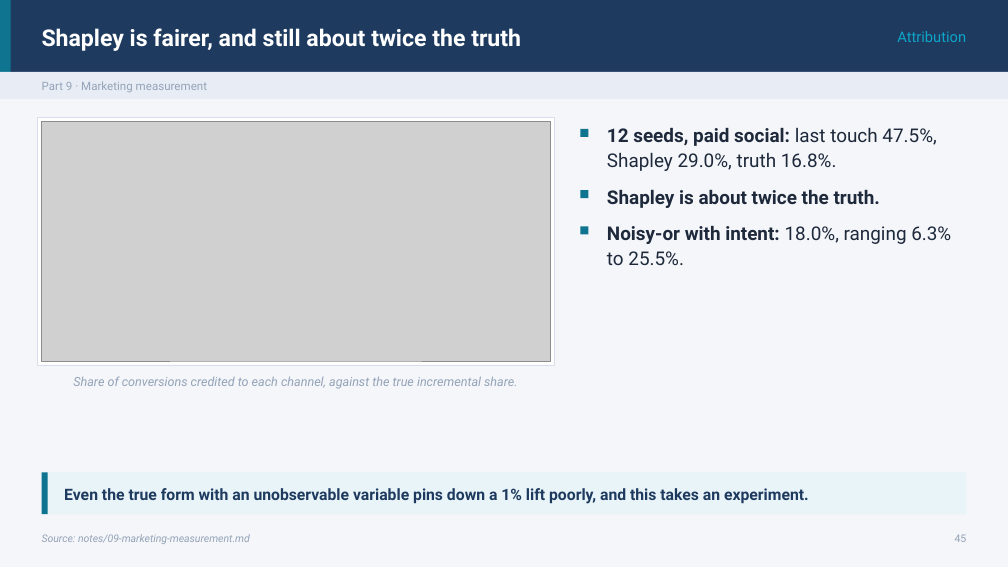
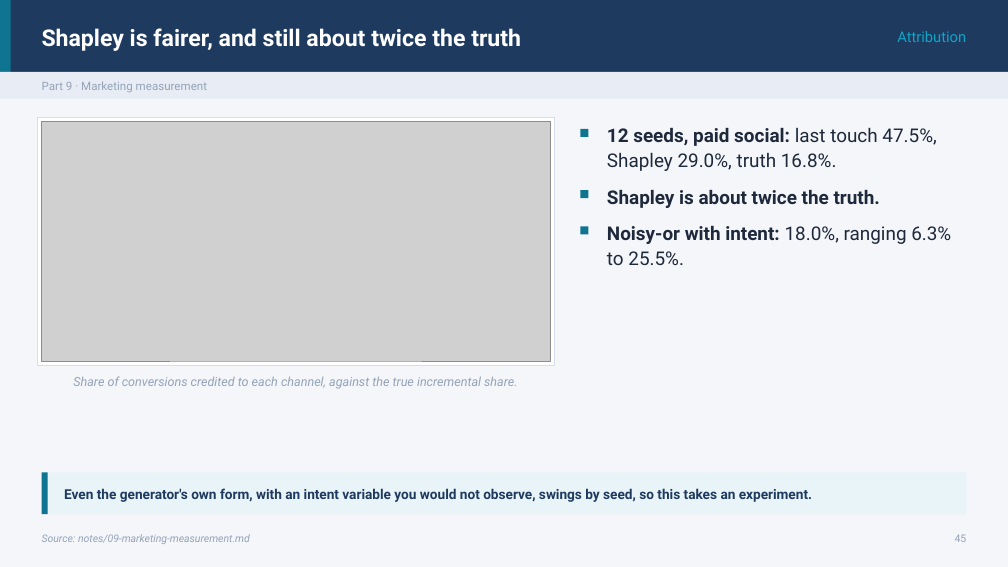
Before and after one commit to ramseywise/learn-ai-engineering, a slide deck: slide 45 of data-analytics/06-applied-analyses/slides/applied-analyses.pptx. Drawn at 1008x567 pixels with LibreOffice and Linux fonts; fonts in the diff are those of the drawing; grey boxes stand for pictures. Boxes give left, top, right and bottom in pixels: in the first picture for what was removed or moved away, otherwise in the second. Text is boxed around its words. In the diff, an @@ line names an element or a change of style, - is before the commit and + after.

```diff
--- a/data-analytics/06-applied-analyses/slides/applied-analyses.pptx
+++ b/data-analytics/06-applied-analyses/slides/applied-analyses.pptx
@@ text at <box>64,488,812,502</box>: text changed; size 15 to 13 pt @@
-Even the true form with an unobservable variable pins down a 1% lift poorly, and this takes an experiment.
+Even the generator's own form, with an intent variable you would not observe, swings by seed, so this takes an experiment.
```
Also in this commit, not shown: 19 other slides changed, 49 other files.
